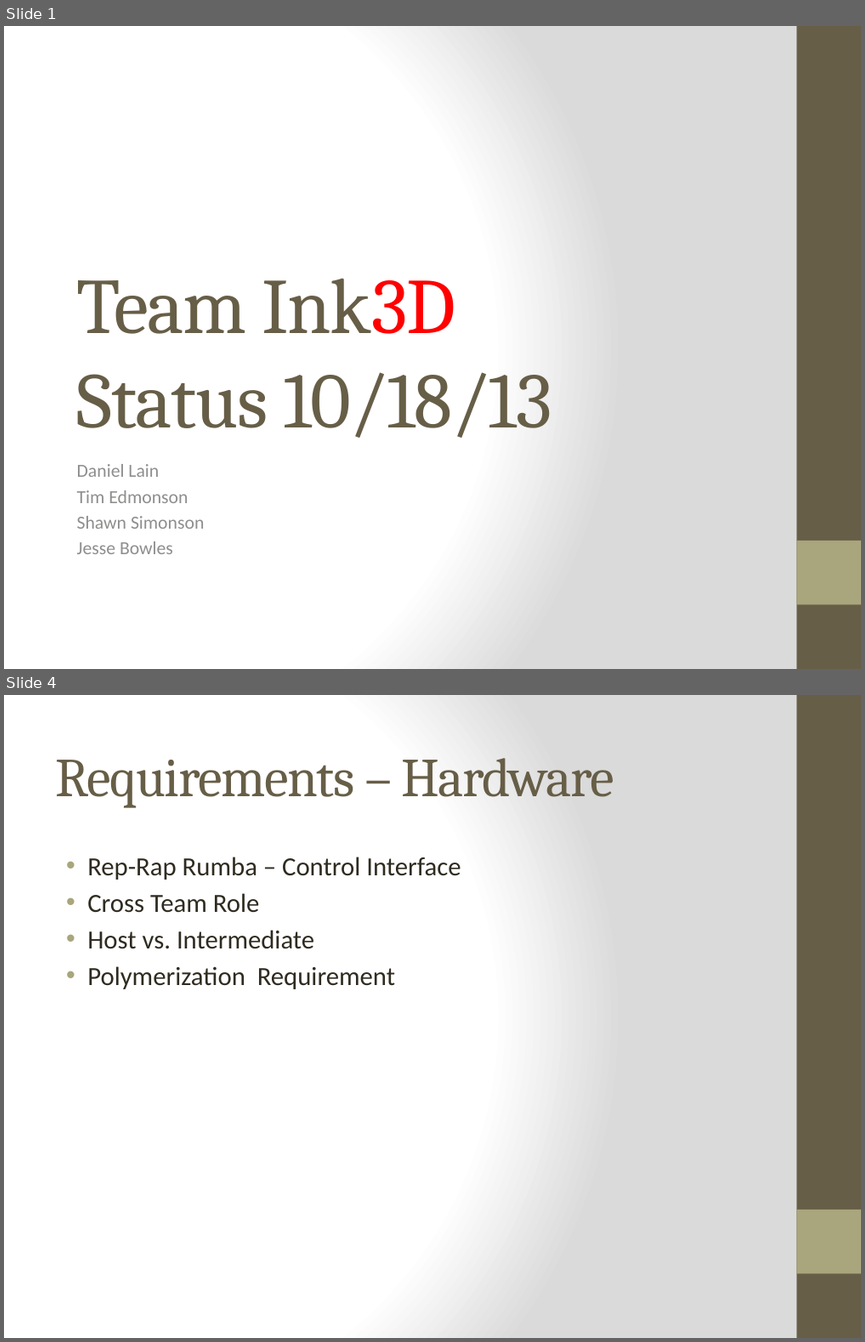
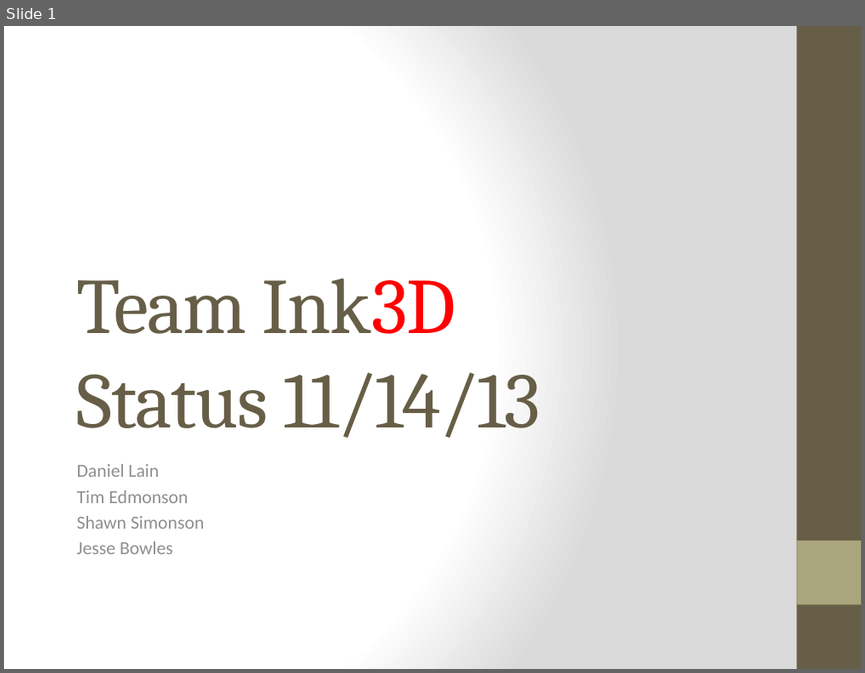
Before and after one commit to qpHalcy0n/SRDesign, a slide deck: Status Updates/2013 11 14.pptx. Shown one above the other, each under a label of ours: slides 1 and 4 before the commit, slide 1 after it; the slides between them are not shown. The pictures are 865x1342 and 865x673 pixels, drawn with LibreOffice and Linux fonts; fonts in the diff are those of the drawing. Boxes give left, top, right and bottom in pixels: in the first picture for what was removed or moved away, otherwise in the second. Text is boxed around its words. In the diff, an @@ line names an element or a change of style, - is before the commit and + after.

Commit message:
Status Update and Incomplete Architecture Drawing

```diff
--- a/Status Updates/2013 11 14.pptx
+++ b/Status Updates/2013 11 14.pptx
@@ slide 4 removed at <box>4,695,861,1338</box>, background gradient #FFFFFF to #DADADA; not listed: 2 template elements that a slide beside it also shows @@
@@ title removed at <box>55,758,614,808</box> @@
-Requirements – Hardware
@@ text removed at <box>87,857,460,989</box> @@
-• Rep-Rap Rumba – Control Interface
-• Cross Team Role
-• Host vs. Intermediate
-• Polymerization Requirement
@@ slide 1 changed as well @@
@@ title at <box>77,278,540,437</box>: text changed @@
-Team Ink3D
-Status 10/18/13
+Team Ink3D
+Status 11/14/13
```
Also in this commit, not shown: 6 slides added, 4 other slides removed, 1 other file.
